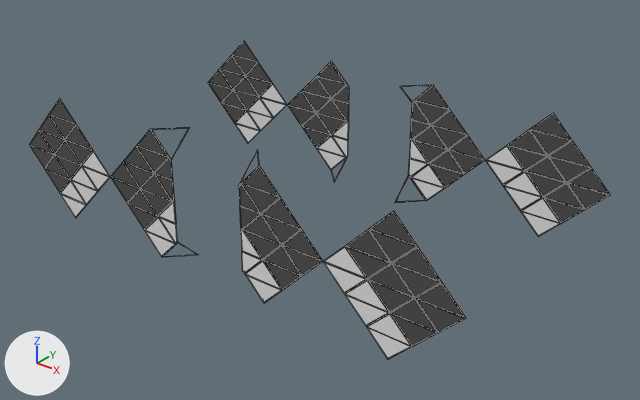
One commit to the FBX model Demo Viewer/Assets/Arena V4/Models/wall_grid.fbx: the scene before it, then after it.
The view is the same before and after, from a camera (50 mm lens) standing at (62.9, -75.1, 43.2) and looking at (2.8, 0.1, -3.4). Every picture has the same lights, and +X, +Y and +Z are marked at lower left. Mesh edges are drawn as thin lines. Where no turn or scale is listed for an object, it has been applied to the vertices.

The first picture shows 'wall_grid'.
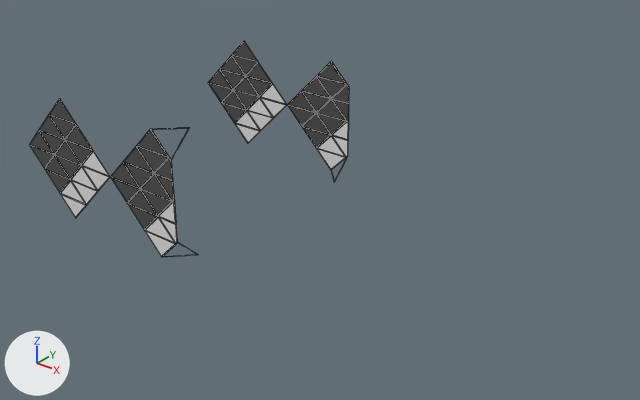
The edits, one by one:
me_55_001 is used by ob_wall_grid; location (0.0, 0.0, 0.0).
me_55_001 had 1168 vertices, 2028 faces and spanned x -32.0..32.0, y -16.0..16.0, z -8.0..8.0.
me_55_001 now has 584 vertices, 1014 faces and spans x -32.0..-5.0, y -16.0..16.0, z -8.0..8.0.
me_55_001 part 1: 8 loose pieces with 584 vertices, spanning x 5.0..32.0, y -16.0..16.0, z -8.0..8.0, are deleted.

Changed parts and their boxes [x1, y1, x2, y2] in the pictures (640 x 400 px):
'wall_grid', reshaped (45% narrower, 32% shorter): before [29, 41, 610, 359]; after [29, 41, 349, 257]
part 1 of me_55_001, deleted: before [239, 85, 610, 359]
